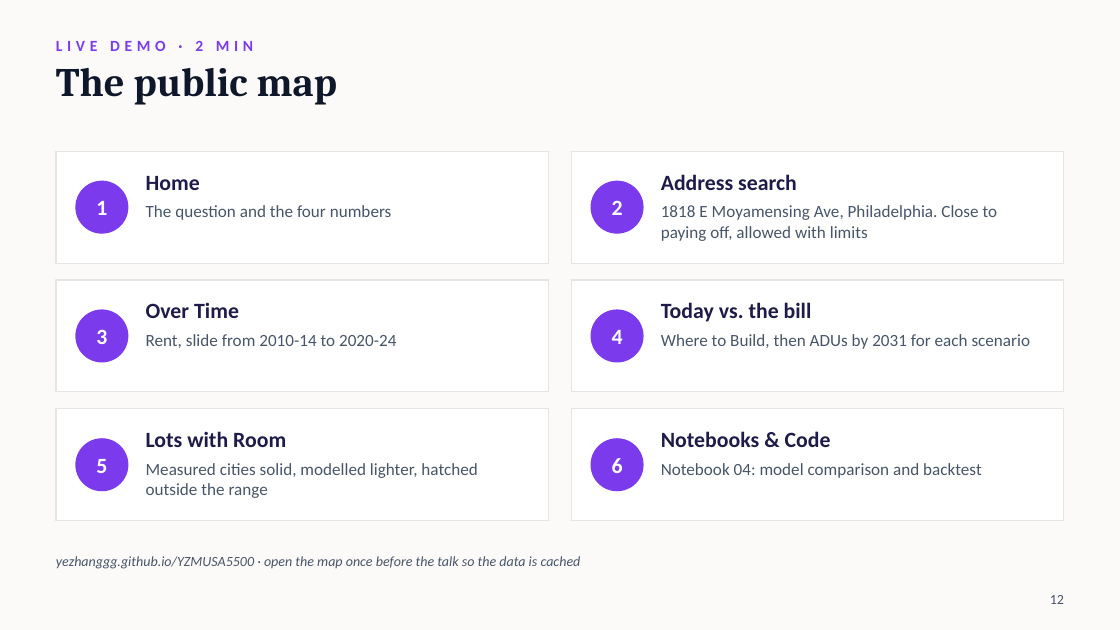
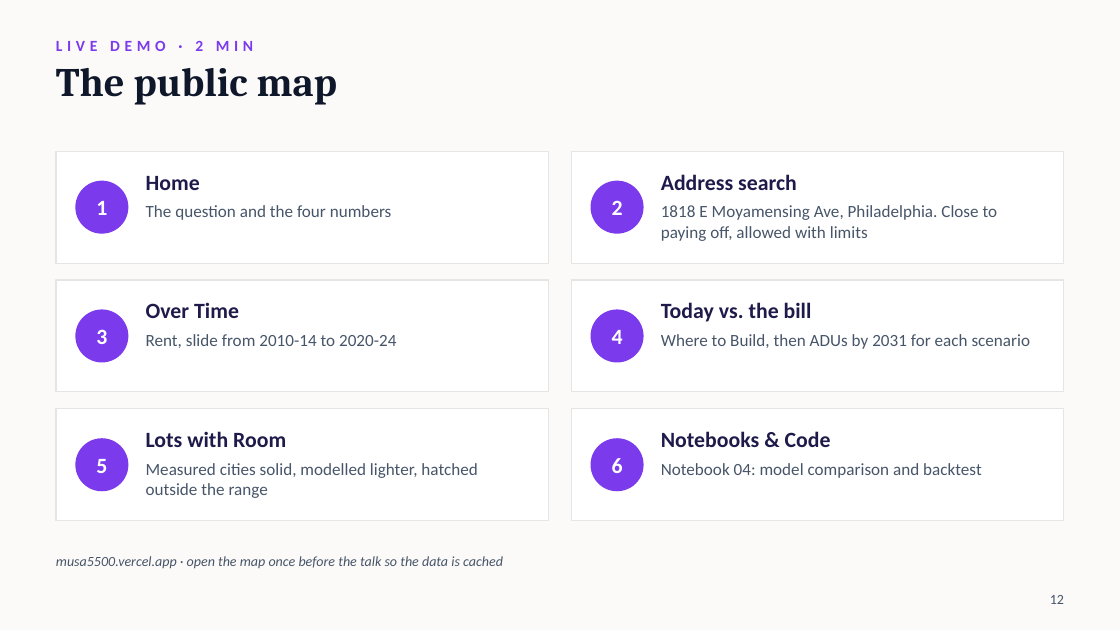
Before and after one commit to yezhanggg/YZMUSA5500, a slide deck: slide 12 of docs/talk.pptx. Drawn at 1120x630 pixels with LibreOffice and Linux fonts; fonts in the diff are those of the drawing. Boxes give left, top, right and bottom in pixels: in the first picture for what was removed or moved away, otherwise in the second. Text is boxed around its words. In the diff, an @@ line names an element or a change of style, - is before the commit and + after.

```diff
--- a/docs/talk.pptx
+++ b/docs/talk.pptx
@@ text at (x1=56, y1=556, x2=503, y2=569): text changed @@
-yezhanggg.github.io/YZMUSA5500 · open the map once before the talk so the data is cached
+musa5500.vercel.app · open the map once before the talk so the data is cached
```
Also in this commit, not shown: 2 other slides changed, 6 other files.
